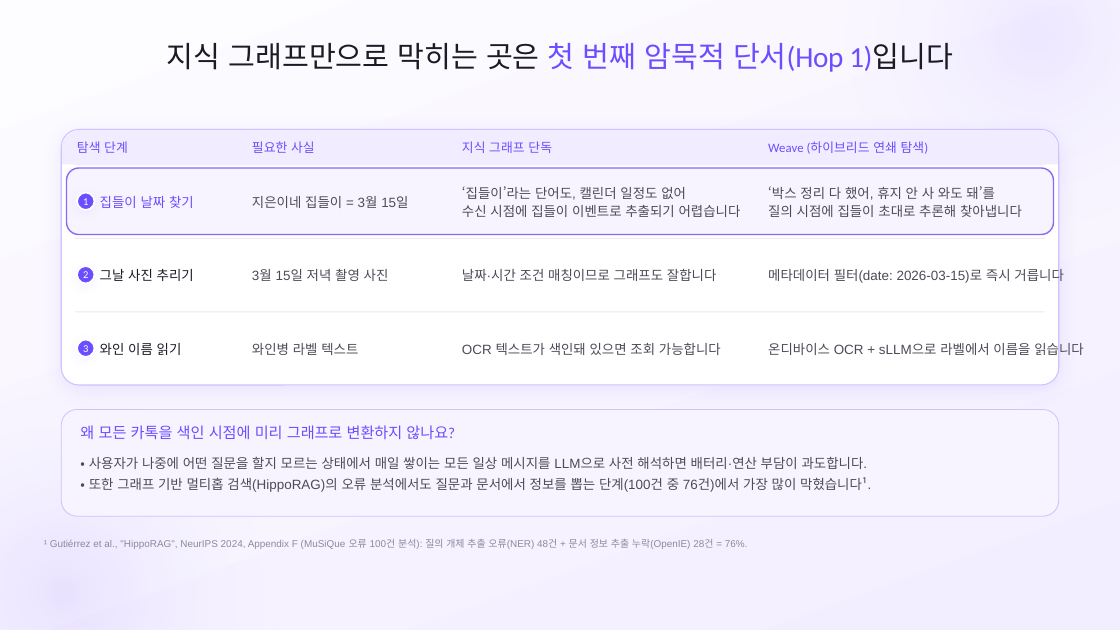
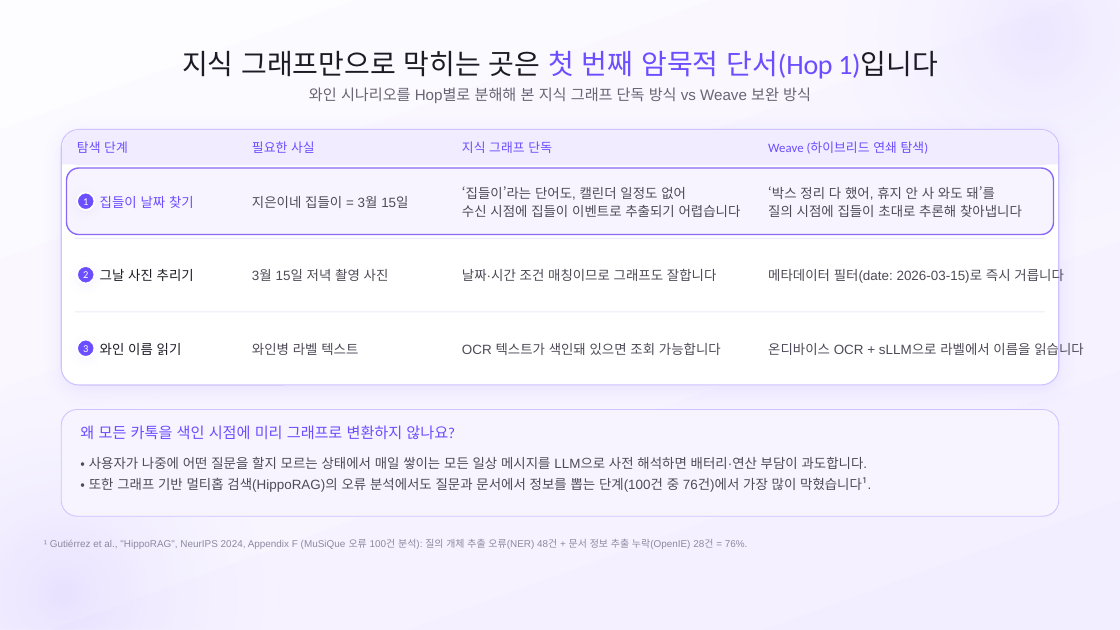
Before and after one commit to SB-Jo/t3, a slide deck: slide 23 of weave/결선준비/09_HowItWorks/HowItWorks_Argon.pptx. Drawn at 1120x630 pixels with LibreOffice and Linux fonts; fonts in the diff are those of the drawing. Boxes give left, top, right and bottom in pixels: in the first picture for what was removed or moved away, otherwise in the second. Text is boxed around its words. In the diff, an @@ line names an element or a change of style, - is before the commit and + after.

```diff
--- a/weave/결선준비/09_HowItWorks/HowItWorks_Argon.pptx
+++ b/weave/결선준비/09_HowItWorks/HowItWorks_Argon.pptx
@@ text "지식 그래프만으로 막히는 곳은 첫 ...": place and size @@
-text "지식 그래프만으로 막히는 곳은 첫 ..." at [167,43,953,72]
+text "지식 그래프만으로 막히는 곳은 첫 ..." at [182,51,938,79]
@@ text "지식 그래프만으로 막히는 곳은 첫 ..." at [182,51,938,79]: size 25 to 24 pt; line spacing 26.6pt to 25.6pt @@
@@ text added at [309,87,811,103], 13 pt, text #6A6474 @@
+와인 시나리오를 Hop별로 분해해 본 지식 그래프 단독 방식 vs Weave 보완 방식
```
Also in this commit, not shown: 27 other slides changed, 31 other files.
